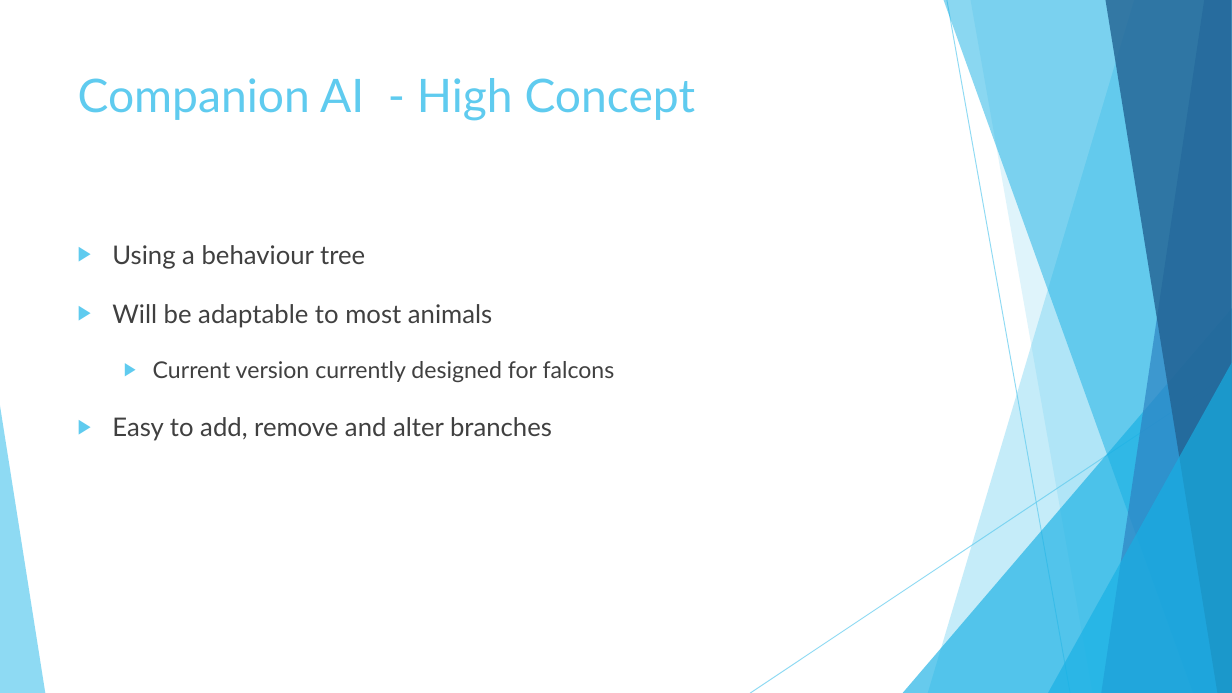
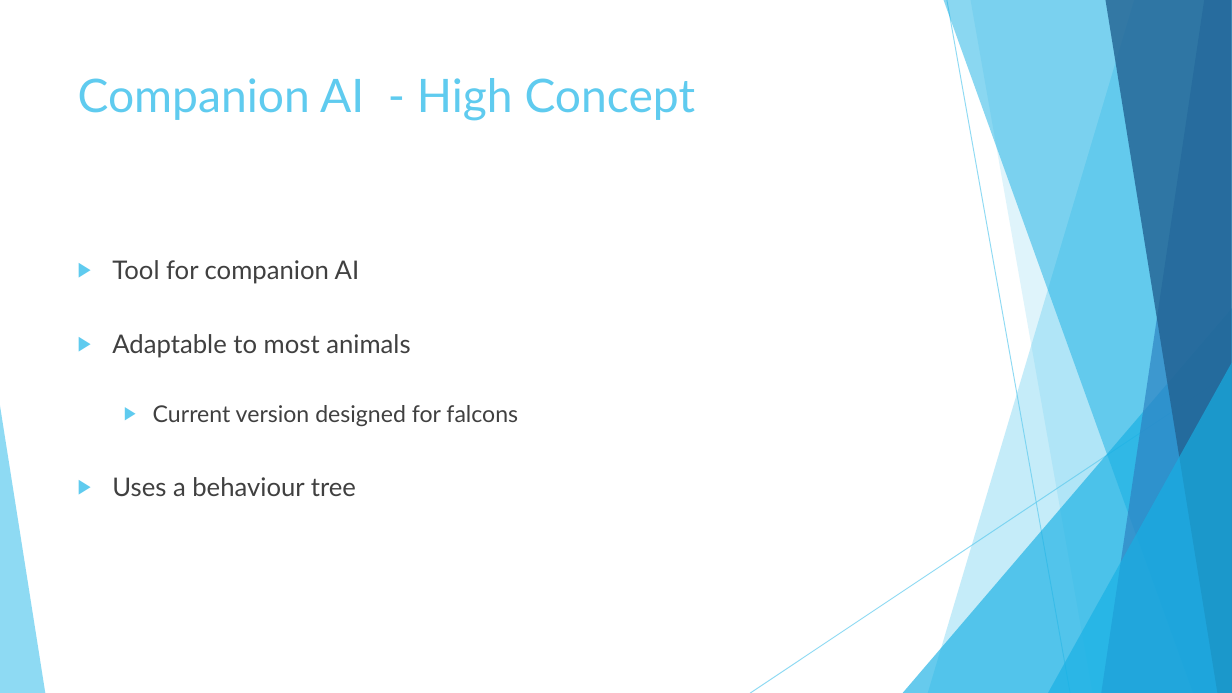
Before and after one commit to MaddieK19/comp230-pre-production, a slide deck: slide 9 of Proposal/Slides.pptx. Drawn at 1232x693 pixels with LibreOffice and Linux fonts; fonts in the diff are those of the drawing. Boxes give left, top, right and bottom in pixels: in the first picture for what was removed or moved away, otherwise in the second. Text is boxed around its words. In the diff, an @@ line names an element or a change of style, - is before the commit and + after.

```diff
--- a/Proposal/Slides.pptx
+++ b/Proposal/Slides.pptx
@@ text at [112, 260, 518, 496]: text changed @@
-▶ Using a behaviour tree
-▶ Will be adaptable to most animals
-  ▶ Current version currently designed for falcons
-▶ Easy to add, remove and alter branches
+▶ Tool for companion AI
+▶ Adaptable to most animals
+  ▶ Current version designed for falcons
+▶ Uses a behaviour tree
```
Also in this commit, not shown: 1 other slide changed, 2 slides added, 1 other file.
